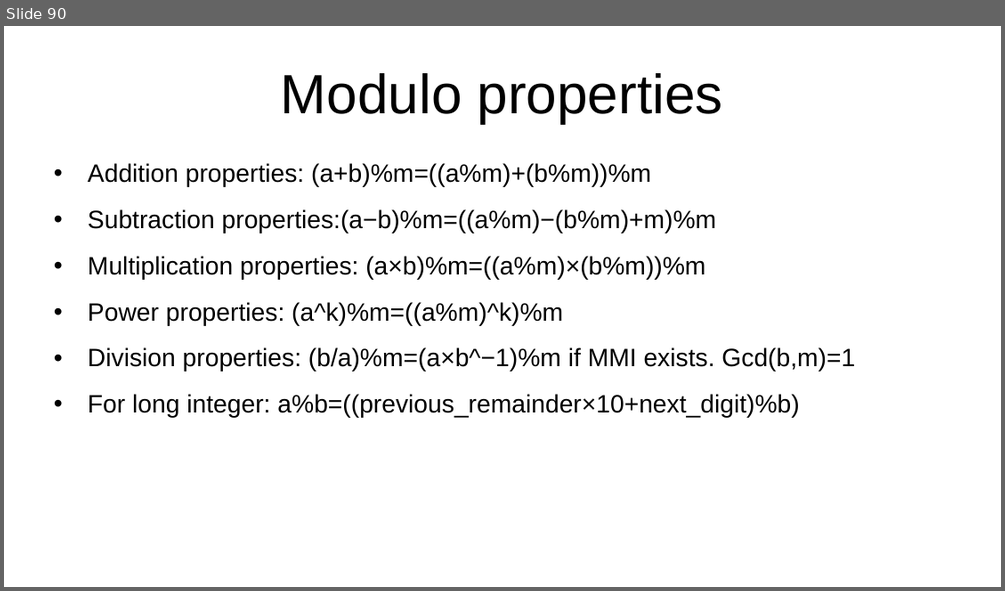
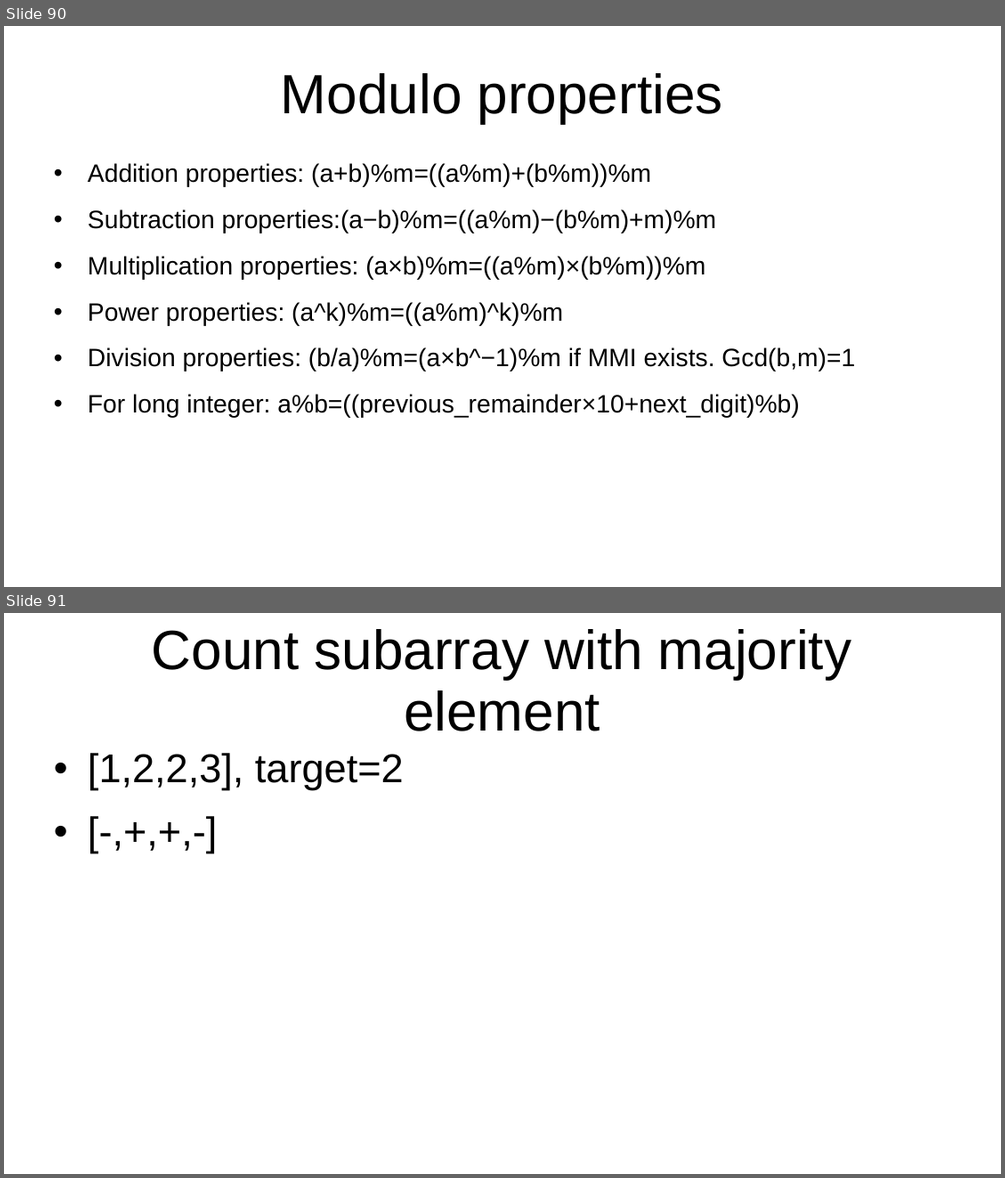
Before and after one commit to kindaichinisan/CompetitiveProgramming, a slide deck: MyCode/competitive_programming.ppt. Shown one above the other, each under a label of ours: slide 90 before the commit, slides 90 and 91 after it. The pictures are 1005x591 and 1005x1178 pixels, drawn with LibreOffice and Linux fonts; fonts in the diff are those of the drawing. Boxes give left, top, right and bottom in pixels: in the first picture for what was removed or moved away, otherwise in the second. Text is boxed around its words. In the diff, an @@ line names an element or a change of style, - is before the commit and + after.

```diff
--- a/MyCode/competitive_programming.ppt
+++ b/MyCode/competitive_programming.ppt
@@ slide 91 added at (4, 613, 1001, 1174), background #FFFFFF @@
@@ title added at (152, 629, 851, 731), 44 pt, text #000000 @@
+Count subarray with majority element
@@ text added at (88, 753, 404, 790), 32 pt, text #000000 @@
+• [1,2,2,3], target=2
+• [-,+,+,-]
```
Also in this commit, not shown: 5 other slides added.
